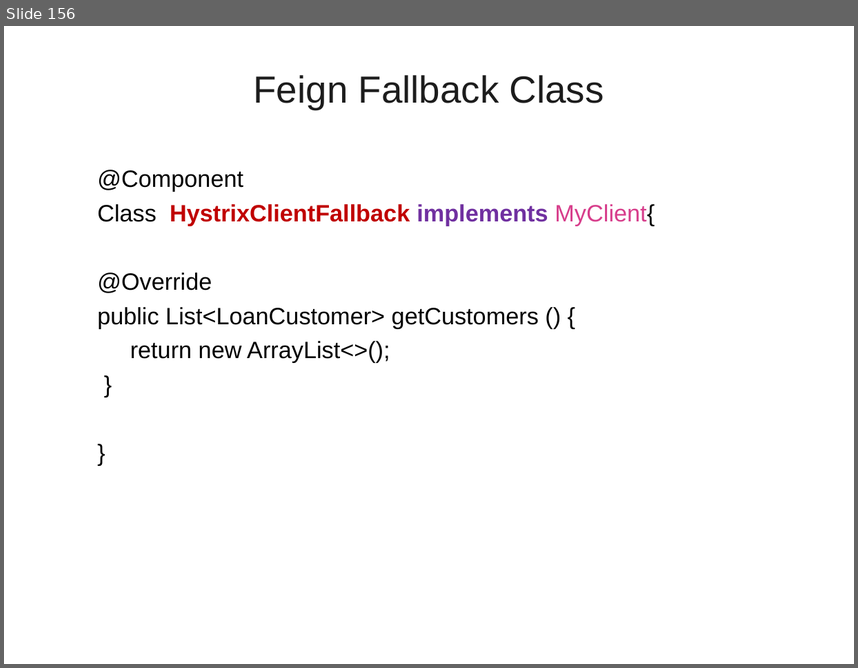
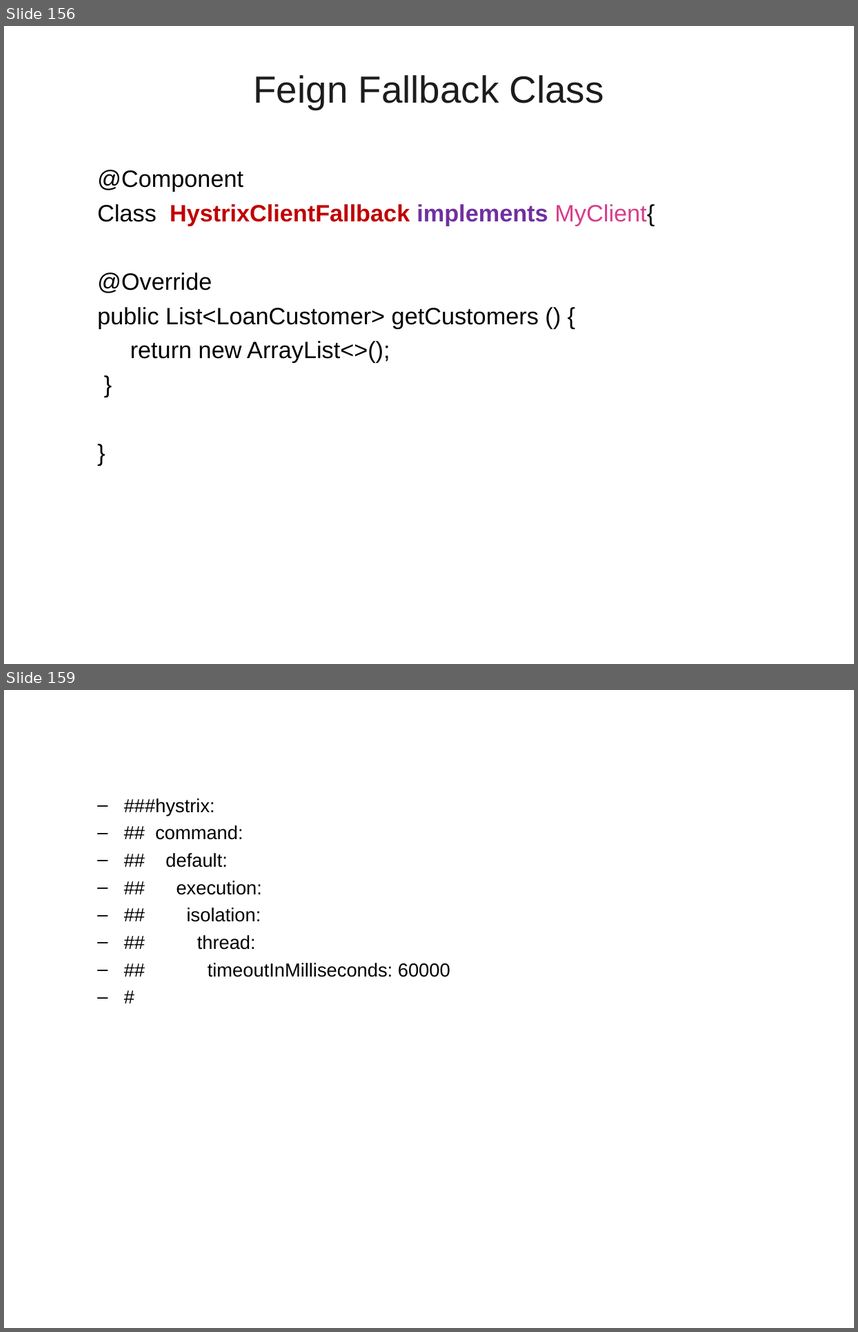
Before and after one commit to vatsank/spring_presentations, a slide deck: SpringMicroService_Module1_Ver01.ppt. Shown one above the other, each under a label of ours: slide 156 before the commit, slides 156 and 159 after it; the slides between them are not shown. The pictures are 858x668 and 858x1332 pixels, drawn with LibreOffice and Linux fonts; fonts in the diff are those of the drawing; background and template pictures are left out. Boxes give left, top, right and bottom in pixels: in the first picture for what was removed or moved away, otherwise in the second. Text is boxed around its words. In the diff, an @@ line names an element or a change of style, - is before the commit and + after.

```diff
--- a/SpringMicroService_Module1_Ver01.ppt
+++ b/SpringMicroService_Module1_Ver01.ppt
@@ slide 159 added at bbox=[4, 690, 854, 1328], background picture (left out) @@
@@ text added at bbox=[124, 798, 450, 977], 16 pt, text #000000 @@
+  – ###hystrix:
+  – ## command:
+  – ## default:
+  – ## execution:
+  – ## isolation:
+  – ## thread:
+  – ## timeoutInMilliseconds: 60000
+  – #
```
Also in this commit, not shown: 6 slides changed, 4 other slides added, 2 slides removed, 2 other files.
